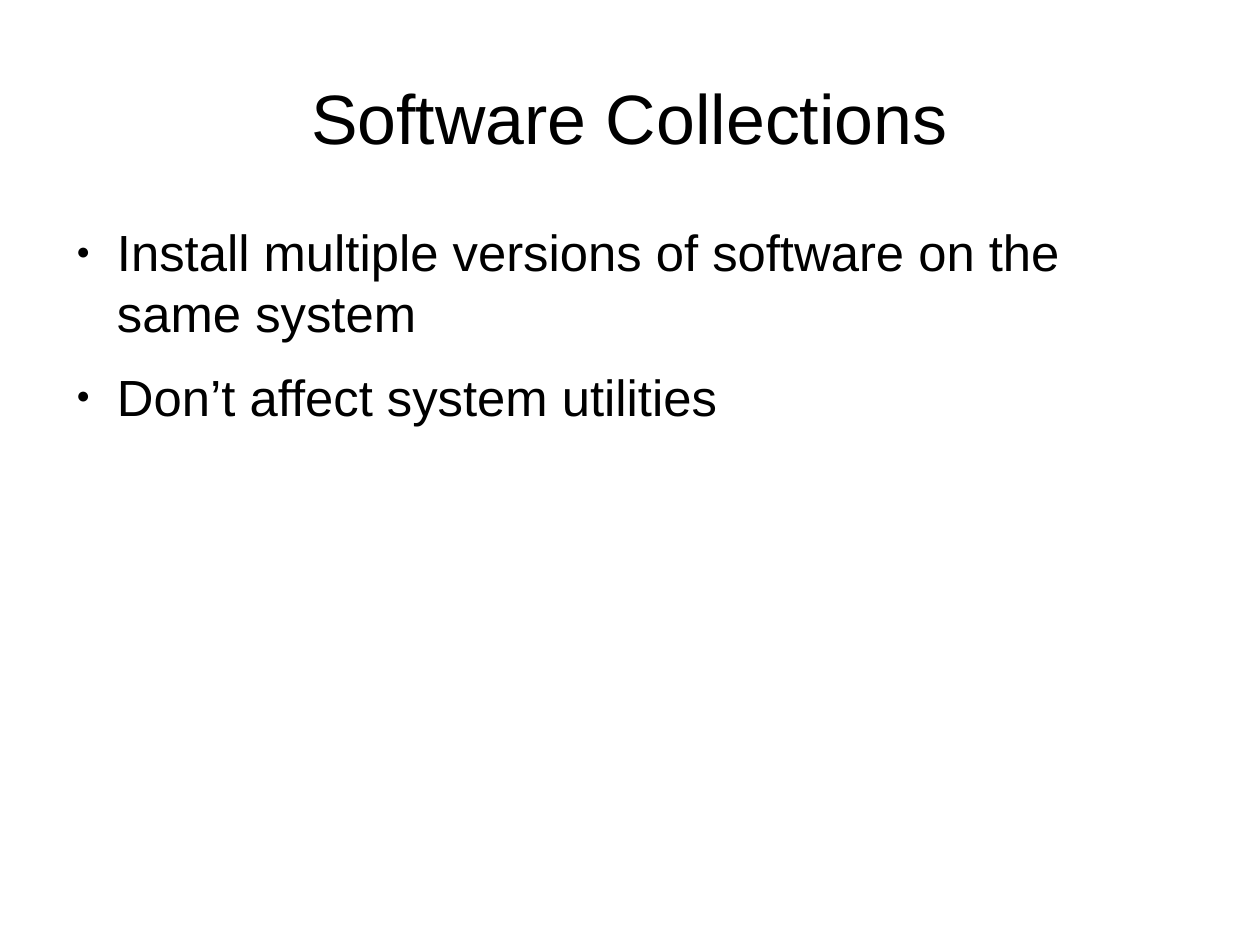
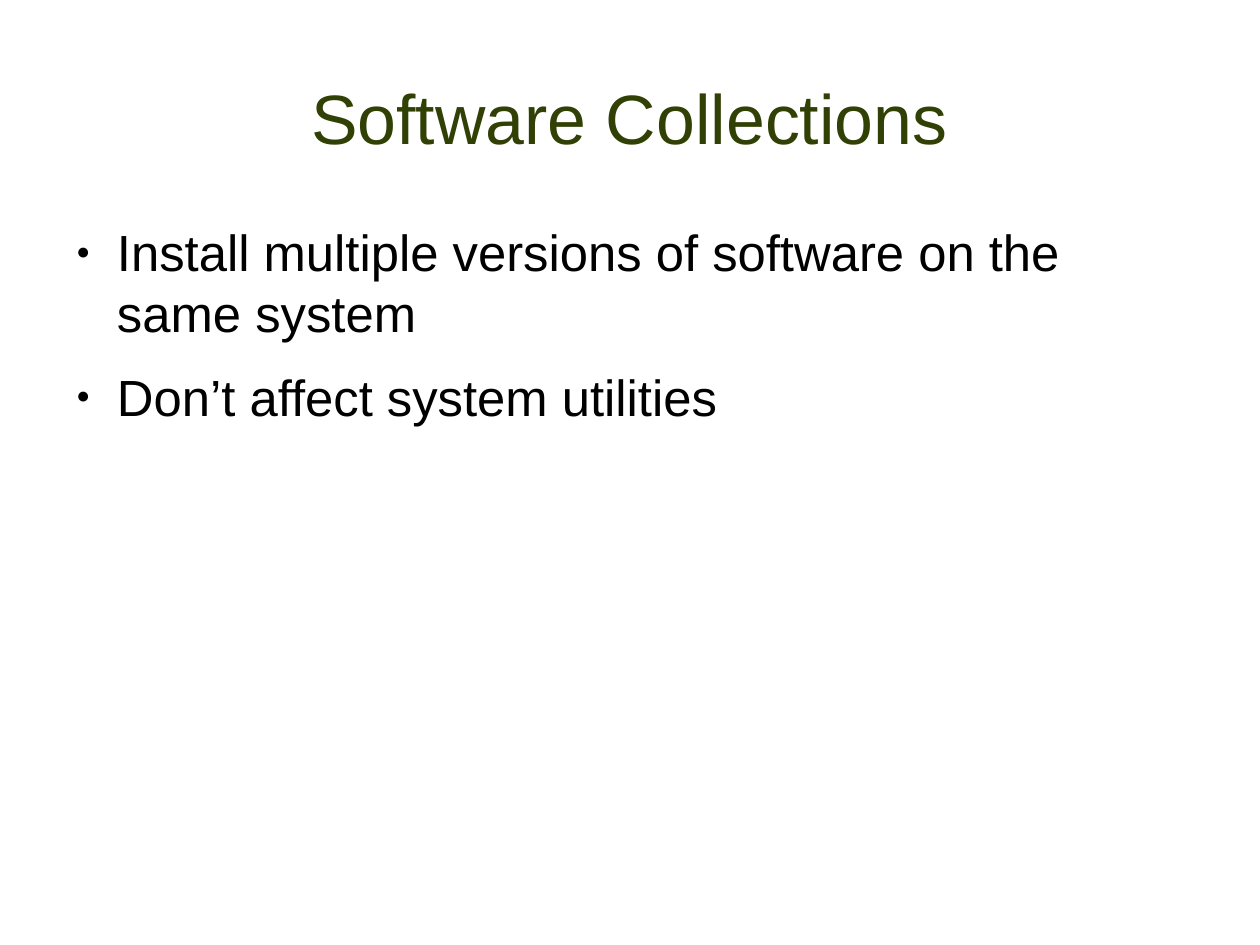
Before and after one commit to misterbonnie/presentations, a slide deck: slide 5 of lugdec14.odp (slide 4 before the commit). Drawn at 1260x945 pixels with LibreOffice and Linux fonts; fonts in the diff are those of the drawing; background and template pictures are left out. Boxes give left, top, right and bottom in pixels: in the first picture for what was removed or moved away, otherwise in the second. Text is boxed around its words. In the diff, an @@ line names an element or a change of style, - is before the commit and + after.

```diff
--- a/lugdec14.odp
+++ b/lugdec14.odp
@@ title "Software Collections" at (x1=311, y1=93, x2=947, y2=145): text colour #000000 to #314004 @@
```
Also in this commit, not shown: 17 other slides changed, 8 slides added, 1 other file.
